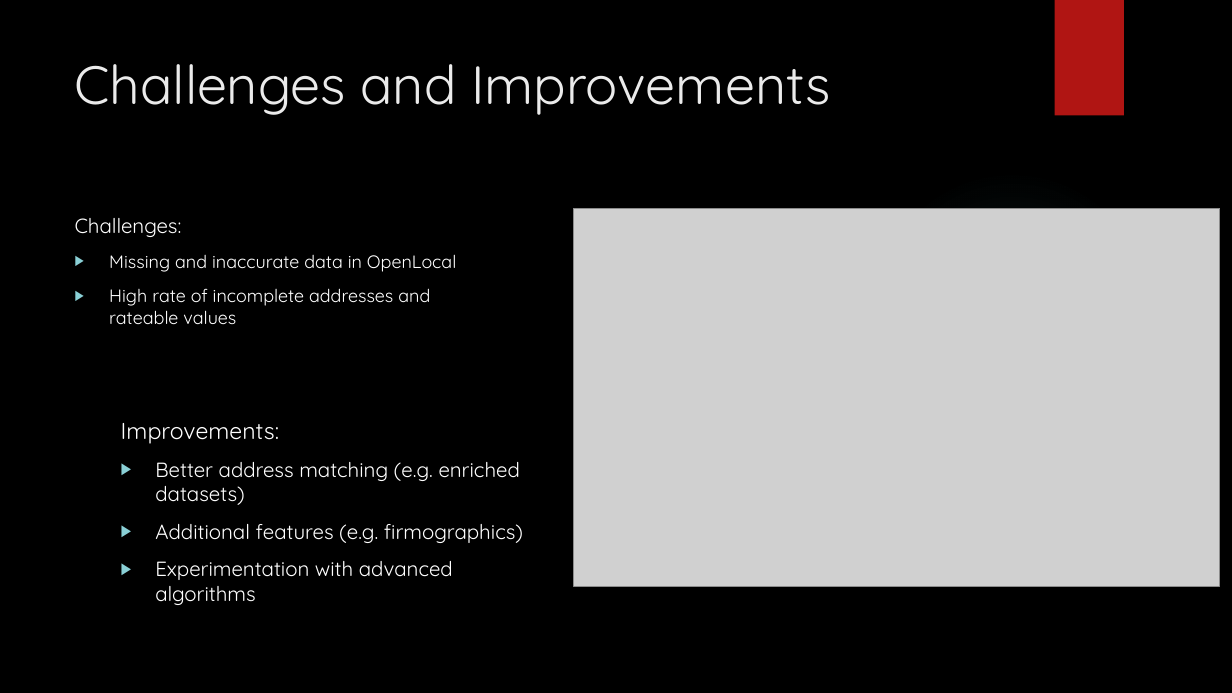
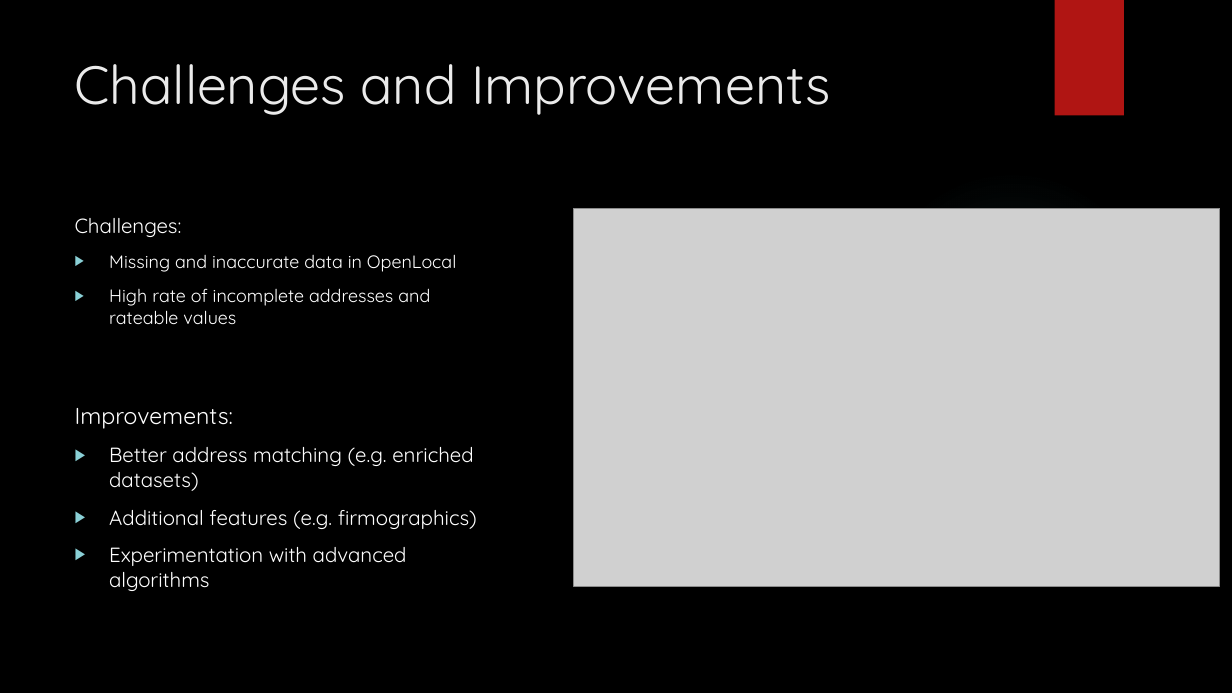
Before and after one commit to wailali17/geomind, a slide deck: slide 8 of Estimating Retail Turnover using Geospatial and Open-Source Data.pptx. Drawn at 1232x693 pixels with LibreOffice and Linux fonts; fonts in the diff are those of the drawing; grey boxes stand for pictures; background and template pictures are left out. Boxes give left, top, right and bottom in pixels: in the first picture for what was removed or moved away, otherwise in the second. Text is boxed around its words. In the diff, an @@ line names an element or a change of style, - is before the commit and + after.

```diff
--- a/Estimating Retail Turnover using Geospatial and Open-Source Data.pptx
+++ b/Estimating Retail Turnover using Geospatial and Open-Source Data.pptx
@@ text "Improvements:": place and size @@
-text "Improvements:" at <box>121,423,523,605</box>
+text "Improvements:" at <box>75,408,477,591</box>
```
Also in this commit, not shown: 1 other slide changed, 4 other files.
